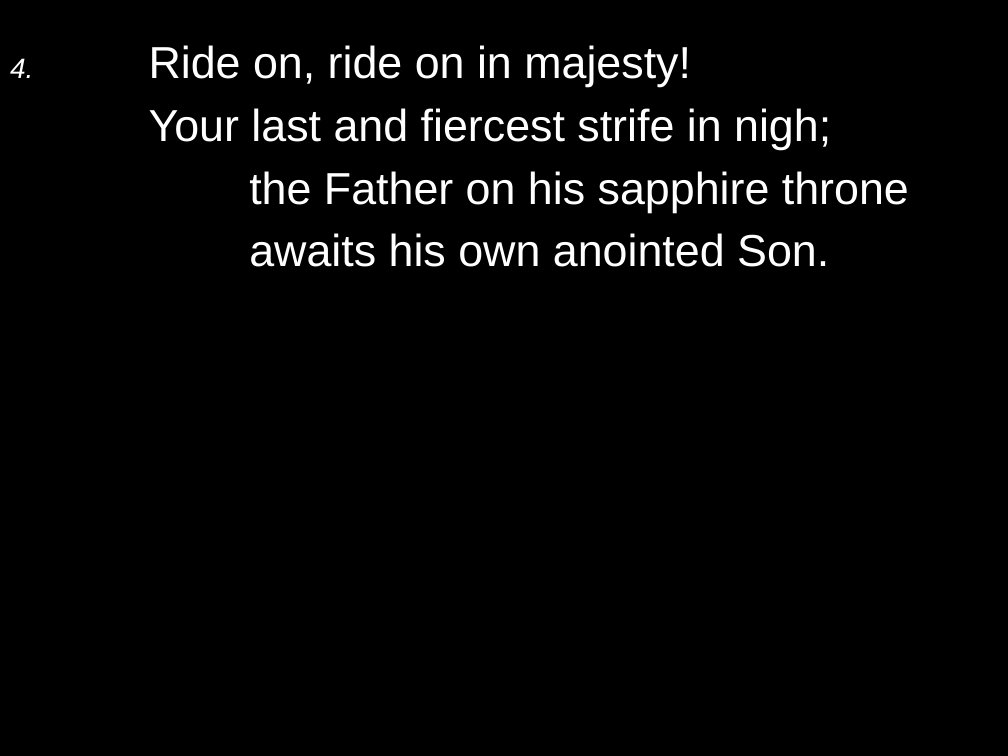
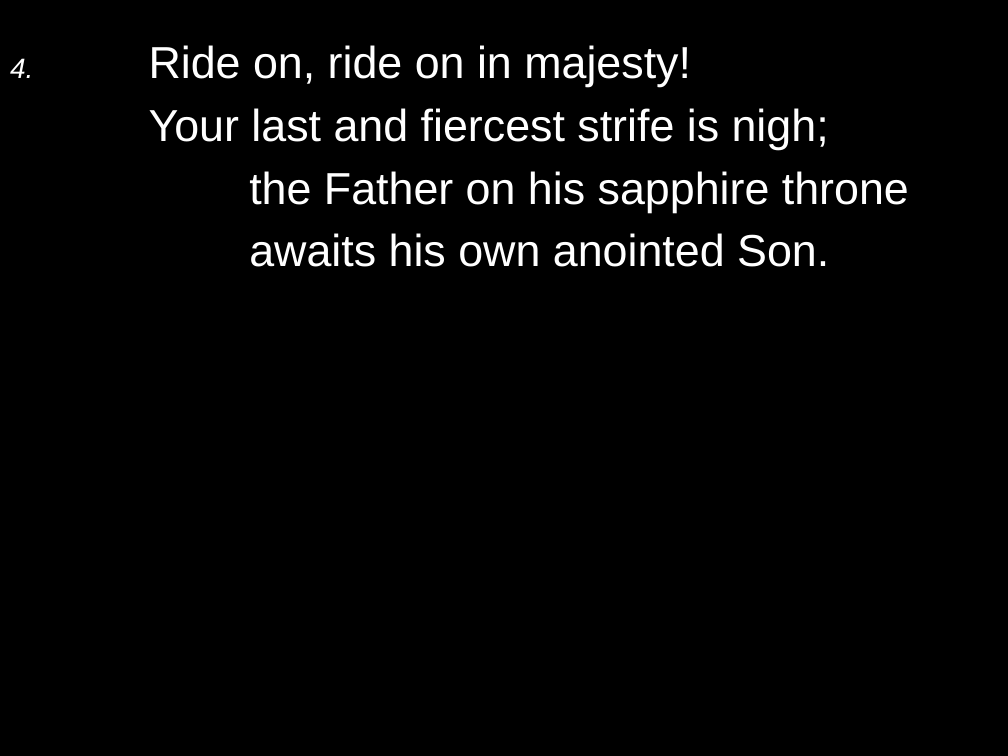
Before and after one commit to rcnzhymnal/singrcnz.github.io, a slide deck: slide 4 of slides/268 - Ride on, ride on in majesty.pptx. Drawn at 1008x756 pixels with LibreOffice and Linux fonts; fonts in the diff are those of the drawing. Boxes give left, top, right and bottom in pixels: in the first picture for what was removed or moved away, otherwise in the second. Text is boxed around its words. In the diff, an @@ line names an element or a change of style, - is before the commit and + after.

```diff
--- a/slides/268 - Ride on, ride on in majesty.pptx
+++ b/slides/268 - Ride on, ride on in majesty.pptx
@@ text at box(149, 108, 829, 150): text changed @@
-Your last and fiercest strife in nigh;
+Your last and fiercest strife is nigh;
```
Also in this commit, not shown: 5 other files.
